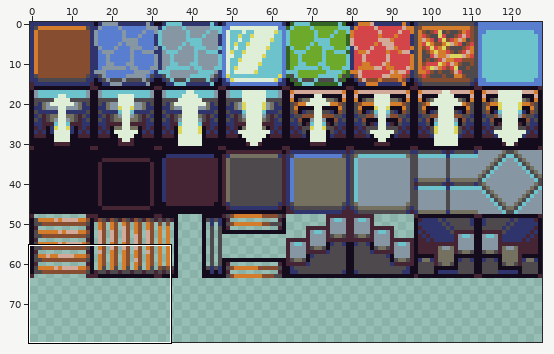
Sprite sheet, stored at src/Assets/Images/Tile.png. The picture above shows the old version from afar; the outline marks the close-up.
Close-up. As it was:
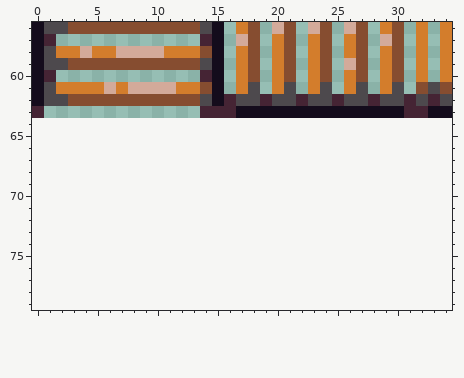
The file is 256x128 pixels, drawn in blocks of 2x2; one block is one cell here. Shown: x 0..34, y 56..79. The old version is drawn lined up with the new one, on the new canvas.
The same view after the edit:
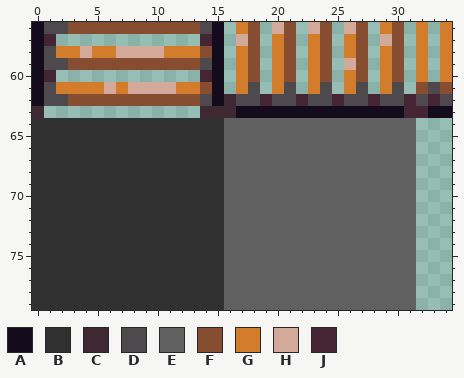
Palette (. is transparent): A #140c1c  B #303030  C #3e2832  D #4d494d  E #606060  F #864d30  G #d37d2c  H #d3aa9a  J #452434
The exact change:
canvas 128x64 -> 128x80
@@ x 0..34 @@
 61 ADGGGGHGHHHHGGFA.GD.GD.GD.GD.GD.FDF
-62 ADDFFFFFFFFFFFDAJDDJDDJDDJDDJDDJDJD
-63 J.............JJJAAAAAAAAAAAAAAJJAA
-64 ...................................
-65 ...................................
-66 ...................................
-67 ...................................
-68 ...................................
-69 ...................................
-70 ...................................
-71 ...................................
-72 ...................................
-73 ...................................
-74 ...................................
-75 ...................................
-76 ...................................
-77 ...................................
-78 ...................................
-79 ...................................
+62 ADDFFFFFFFFFFFDACDDJDDJDDJDDJDDJDJD
+63 C.............CCCAAAAAAAAAAAAAAJJAA
+64 BBBBBBBBBBBBBBBBEEEEEEEEEEEEEEEE...
+65 BBBBBBBBBBBBBBBBEEEEEEEEEEEEEEEE...
+66 BBBBBBBBBBBBBBBBEEEEEEEEEEEEEEEE...
+67 BBBBBBBBBBBBBBBBEEEEEEEEEEEEEEEE...
+68 BBBBBBBBBBBBBBBBEEEEEEEEEEEEEEEE...
+69 BBBBBBBBBBBBBBBBEEEEEEEEEEEEEEEE...
+70 BBBBBBBBBBBBBBBBEEEEEEEEEEEEEEEE...
+71 BBBBBBBBBBBBBBBBEEEEEEEEEEEEEEEE...
+72 BBBBBBBBBBBBBBBBEEEEEEEEEEEEEEEE...
+73 BBBBBBBBBBBBBBBBEEEEEEEEEEEEEEEE...
+74 BBBBBBBBBBBBBBBBEEEEEEEEEEEEEEEE...
+75 BBBBBBBBBBBBBBBBEEEEEEEEEEEEEEEE...
+76 BBBBBBBBBBBBBBBBEEEEEEEEEEEEEEEE...
+77 BBBBBBBBBBBBBBBBEEEEEEEEEEEEEEEE...
+78 BBBBBBBBBBBBBBBBEEEEEEEEEEEEEEEE...
+79 BBBBBBBBBBBBBBBBEEEEEEEEEEEEEEEE...
Pixel boxes of the changes (left, top, right, bottom) in both close-ups:
changed: (32, 94, 416, 310)
